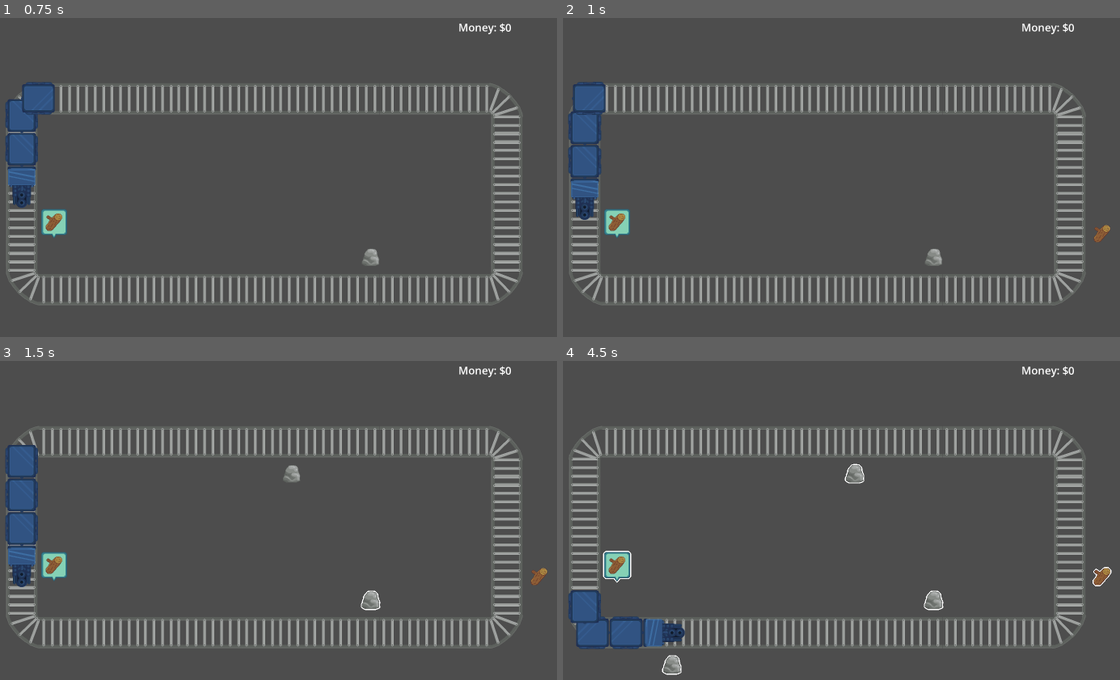
Above: before the commit, frames 1-4 (two rows, left to right).
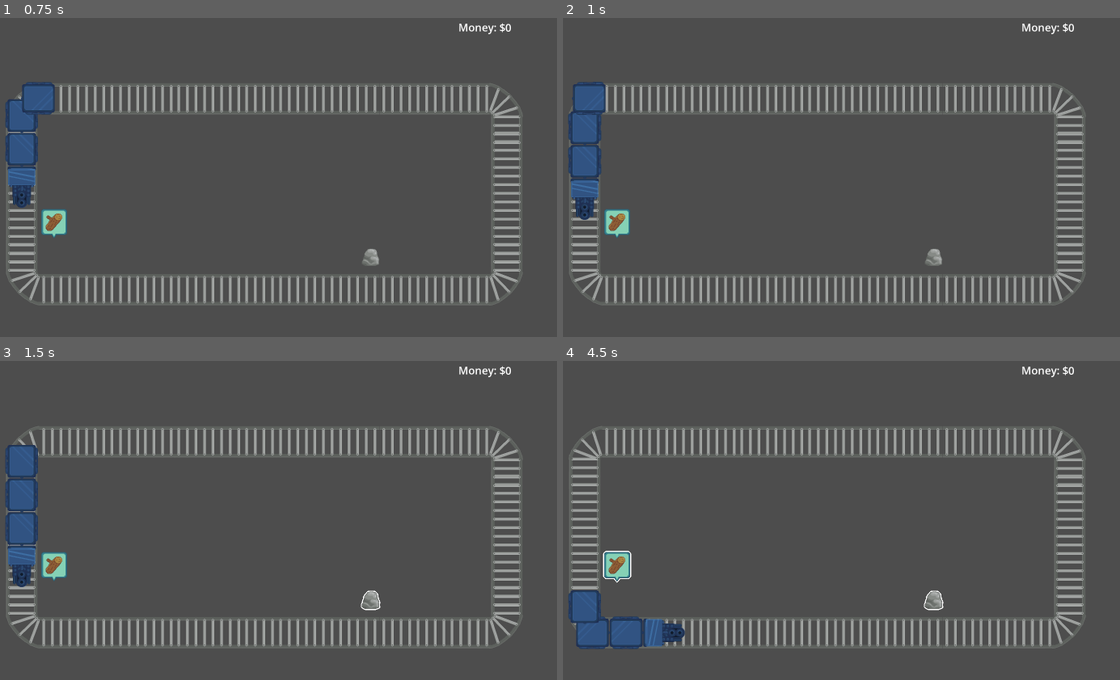
Above: after the commit, the same moments.

Repository: decadentpig/GMTK2025
Game: Godot game, scene res://main_menu.tscn
Two runs of this game, one before a commit and one after it. Both use one fixed random seed, a clock stepped at 60 frames per second and the inputs below.
Inputs (mouse positions are in pixels of both pictures, inside the frame that each line leads up to):
- Up to frame 1 (0.75 s): click "CHALLENGE MODE" at 0.5 s
- Up to frame 2 (1 s): no input
- Up to frame 3 (1.5 s): move the mouse to (373, 600) at 1.27 s; click (373, 600) at 1.35 s
- Up to frame 4 (4.5 s): move the mouse to (618, 565) at 2.02 s; click (618, 565) at 2.1 s; move the mouse to (1103, 577) at 2.77 s; click (1103, 577) at 2.85 s; move the mouse to (852, 472) at 3.52 s; click (852, 472) at 3.6 s; move the mouse to (674, 664) at 4.27 s; click (674, 664) at 4.35 s

Frame 1 is identical in both runs. In frame 2, less than 0.1% of the frame differs, in the area x 95-99%, y 64-71%; in frame 3, 0.2%; in frame 4, 0.5%, in the area x 17-99%, y 32-99%.

Commit message:
Bring back resource spawning frequencing

Diff:
--- a/game_manager.gd
+++ b/game_manager.gd
@@ -1,7 +1,7 @@
 extends Node2D
 
-#const RESOURCE_SPAWN_CHANCE = 0.001
-const RESOURCE_SPAWN_CHANCE = 0.01 # FULL SPEEEED
+const RESOURCE_SPAWN_CHANCE = 0.001
+#const RESOURCE_SPAWN_CHANCE = 0.01 # FULL SPEEEED
 const RESOURCE_SPAWN_TRACK_OFFSET = 120
 const CARRIAGE_SIZE = 128
 const CONTRACT_SPAWN_CHANCE = 0.0005
